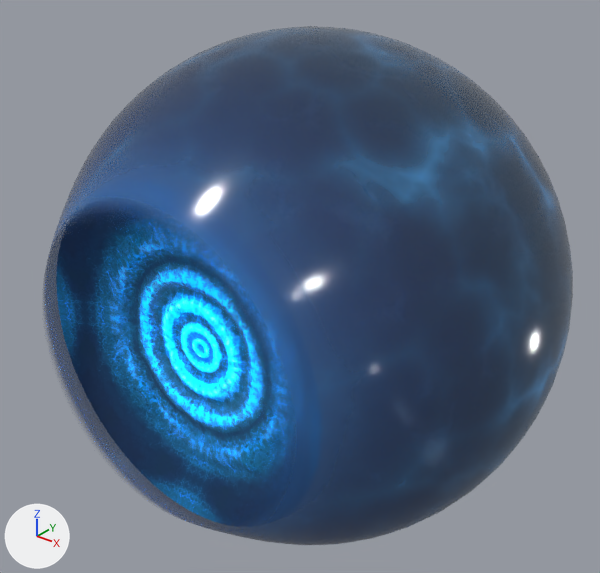
What one commit did to the glTF model assets/illusion_eyeball/scene.gltf.
One viewpoint serves both versions: a camera (50 mm lens) standing at (0.1323, -0.171, 0.1044) and looking at (-0.0012, -0.0041, 0.0009). The lights are fixed; the arrows at lower left show +X, +Y and +Z. Where no turn or scale is listed for an object, it has been applied to the vertices. Vertices at the same position are counted once.
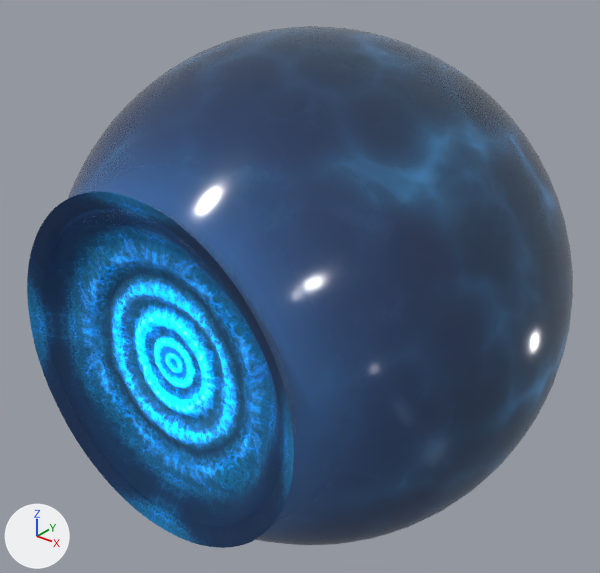
The newer file is also rescaled (x13.0) as a whole; pictures and numbers use the older file's frame.

The edits, one by one:
me_object_1 has 16001 vertices, 31744 faces and spans x -0.0449..0.0449, y -0.0646..-0.0546, z -0.0449..0.0449.
me_object_1 is used by ob_object_6; location (0.0, 0.0099, 0.0).
me_object_1 part 1: the whole mesh is moved by (0.0, -0.0091, 0.0).

Changed parts and their boxes (x1, y1, x2, y2) in the pictures (600 x 573 px):
'Object_6', mesh moved: before (56, 204, 288, 527); after (27, 192, 294, 548)
